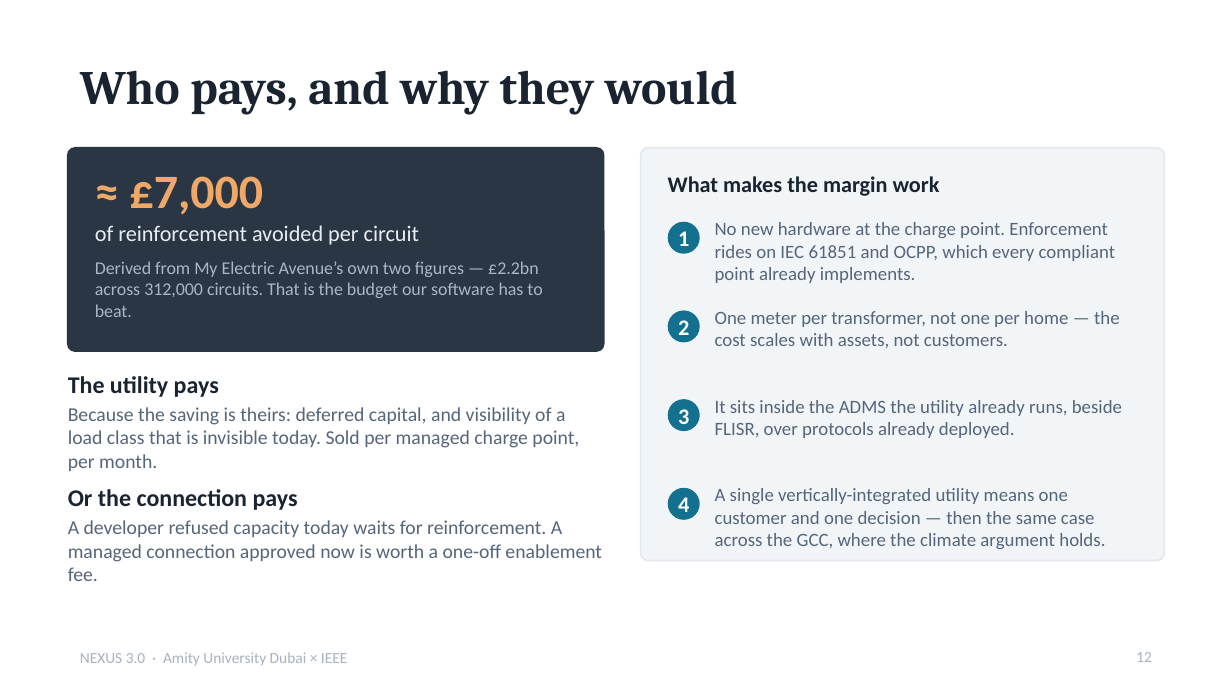
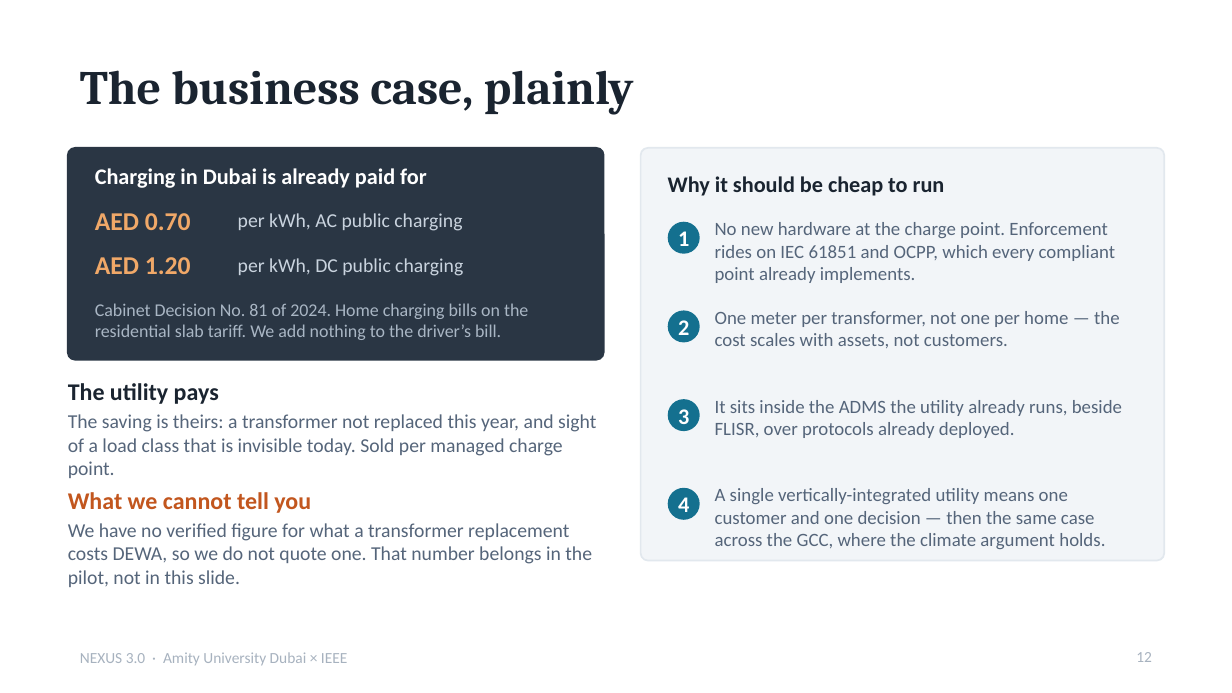
Before and after one commit to RithikhC/Nexus, a slide deck: slide 12 of deck/NEXUS-3.0-presentation.pptx. Drawn at 1232x693 pixels with LibreOffice and Linux fonts; fonts in the diff are those of the drawing. Boxes give left, top, right and bottom in pixels: in the first picture for what was removed or moved away, otherwise in the second. Text is boxed around its words. In the diff, an @@ line names an element or a change of style, - is before the commit and + after.

```diff
--- a/deck/NEXUS-3.0-presentation.pptx
+++ b/deck/NEXUS-3.0-presentation.pptx
@@ title at box(80, 70, 634, 114): text changed @@
-Who pays, and why they would
+The business case, plainly
@@ rounded rectangle: place and size @@
-rounded rectangle at box(68, 148, 604, 351)
+rounded rectangle at box(68, 148, 604, 360)
@@ rounded rectangle at box(68, 148, 604, 360): proportions changed @@
@@ text added at box(95, 168, 427, 188), 13 pt, text #FFFFFF, bold @@
+Charging in Dubai is already paid for
@@ text removed at box(130, 176, 264, 215) @@
-≈ £7,000
@@ text at box(668, 176, 945, 196): text changed @@
-What makes the margin work
+Why it should be cheap to run
@@ text removed at box(95, 225, 419, 245) @@
-of reinforcement avoided per circuit
@@ text added at box(95, 213, 191, 230), 15 pt, text #F0A868, bold @@
+AED 0.70
@@ text added at box(238, 213, 462, 231), 11.5 pt, text #C9D3DE @@
+per kWh, AC public charging
@@ text removed at box(95, 261, 542, 317) @@
-Derived from My Electric Avenue’s own two figures — £2.2bn across 312,000 circuits. That is the budget our software has to beat.
@@ text added at box(95, 257, 191, 274), 15 pt, text #F0A868, bold @@
+AED 1.20
@@ text added at box(238, 258, 463, 276), 11.5 pt, text #C9D3DE @@
+per kWh, DC public charging
@@ text added at box(95, 303, 528, 340), 10.5 pt, text #A9B6C4 @@
+Cabinet Decision No. 81 of 2024. Home charging bills on the residential slab tariff. We add nothing to the driver’s bill.
@@ text "The utility pays": place and size @@
-text "The utility pays" at box(68, 376, 219, 397)
+text "The utility pays" at box(68, 383, 219, 404)
@@ text at box(68, 414, 596, 478): text changed @@
-Because the saving is theirs: deferred capital, and visibility of a load class that is invisible today. Sold per managed charge point, per month.
+The saving is theirs: a transformer not replaced this year, and sight of a load class that is invisible today. Sold per managed charge point.
@@ text removed at box(68, 489, 298, 510) @@
-Or the connection pays
@@ text added at box(68, 492, 311, 513), 14 pt, text #C2561E, bold @@
+What we cannot tell you
@@ text at box(68, 523, 592, 587): text changed @@
-A developer refused capacity today waits for reinforcement. A managed connection approved now is worth a one-off enablement fee.
+We have no verified figure for what a transformer replacement costs DEWA, so we do not quote one. That number belongs in the pilot, not in this slide.
```
Also in this commit, not shown: 1 other file.
